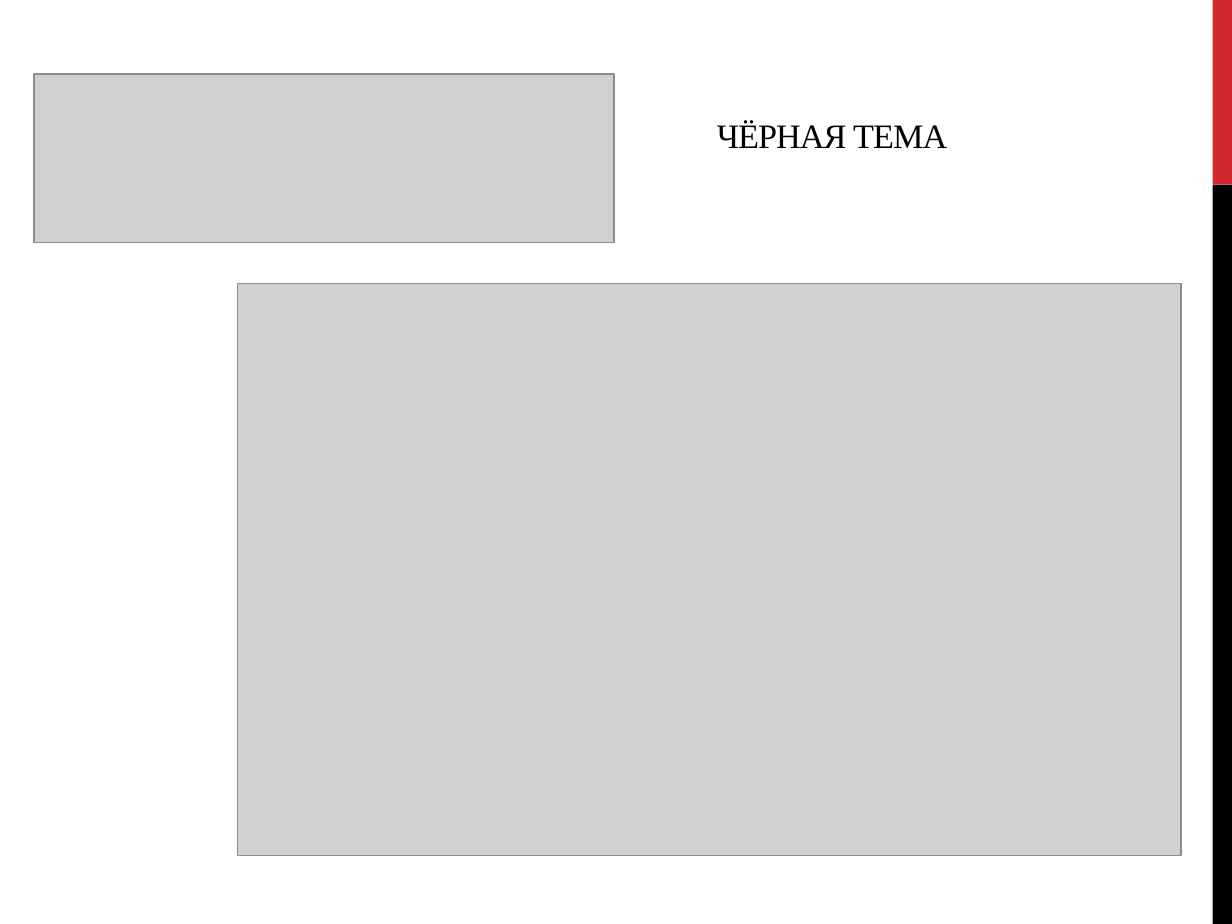
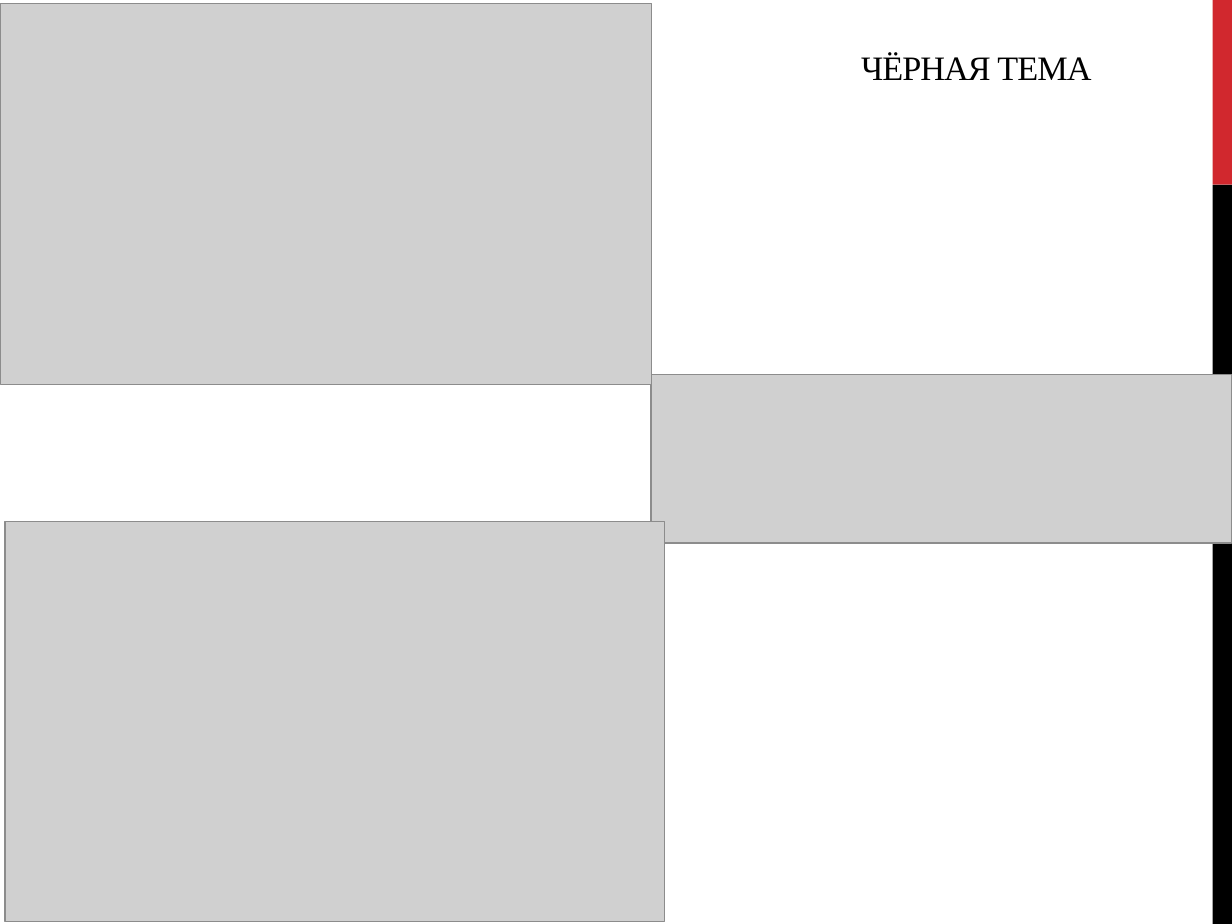
Before and after one commit to 1-Inna-1/project_web, a slide deck: slide 6 of web.pptx. Drawn at 1232x924 pixels with LibreOffice and Linux fonts; fonts in the diff are those of the drawing; grey boxes stand for pictures. Boxes give left, top, right and bottom in pixels: in the first picture for what was removed or moved away, otherwise in the second. Text is boxed around its words. In the diff, an @@ line names an element or a change of style, - is before the commit and + after.

```diff
--- a/web.pptx
+++ b/web.pptx
@@ picture added at bbox=[1, 4, 652, 384] @@
@@ title "ЧЁРНАЯ ТЕМА": place and size @@
-title "ЧЁРНАЯ ТЕМА" at bbox=[717, 121, 947, 148]
+title "ЧЁРНАЯ ТЕМА" at bbox=[861, 53, 1091, 80]
@@ picture: place and size @@
-picture at bbox=[34, 74, 615, 243]
+picture at bbox=[650, 375, 1231, 543]
@@ picture: place and size @@
-picture at bbox=[238, 283, 1181, 855]
+picture at bbox=[5, 521, 664, 920]
```
Also in this commit, not shown: 3 other slides changed, 1 slide added, 1 slide removed, 4 other files.
